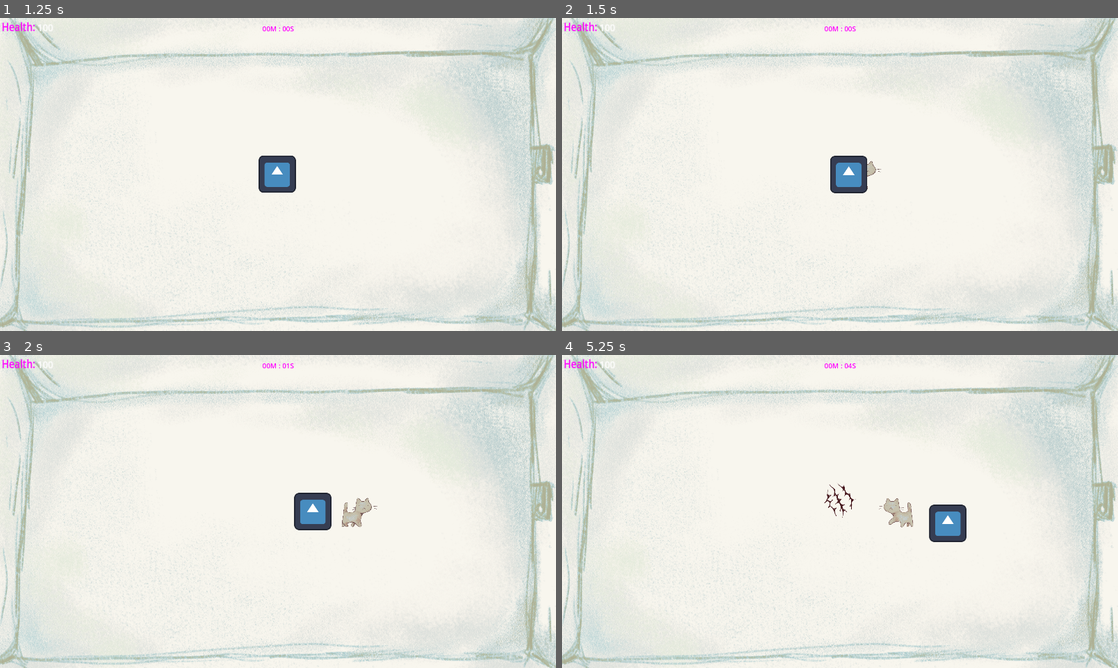
Above: before the commit, frames 1-4 (two rows, left to right).
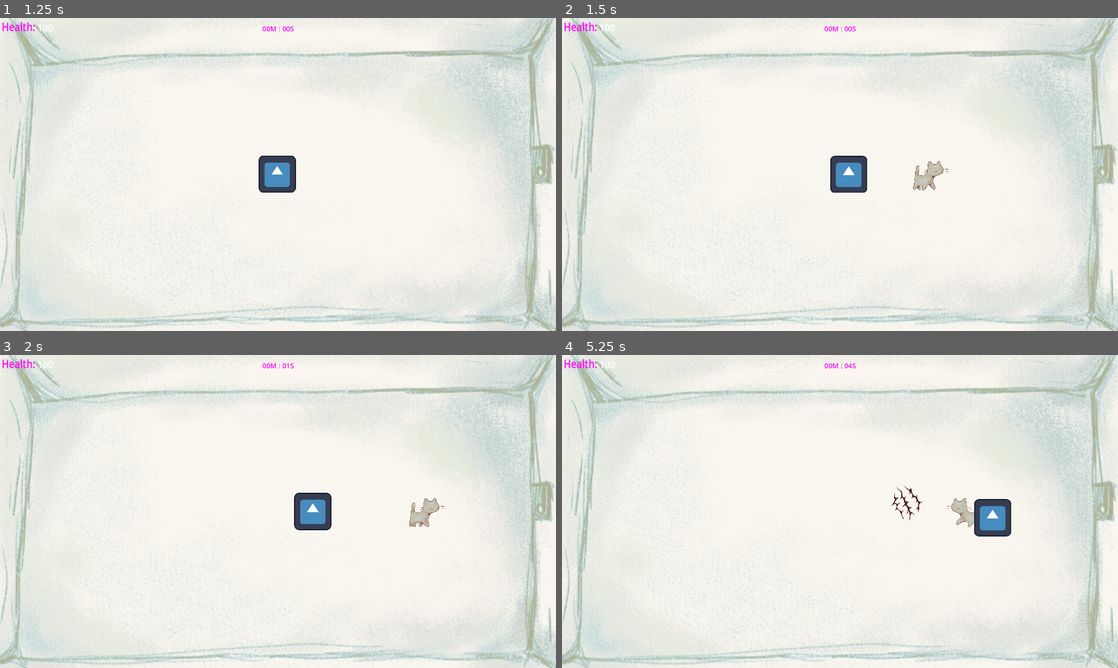
Above: after the commit, the same moments.

Repository: RobertKadak/GameCamp-2024
Game: Godot game, scene res://Menu folder/menu.tscn
The game is run twice, just before and just after one commit, with the same random seed, the same clock (stepped at 60 frames per second) and the same inputs. The engine's default icon, where the game draws it, is replaced by a stand-in: a white triangle on a blue panel in a dark square.
Inputs (mouse positions are in pixels of both pictures, inside the frame that each line leads up to):
- Up to frame 1 (1.25 s): click "Play" at 0.5 s
- Up to frame 2 (1.5 s): move the mouse to (962, 158) at 1.27 s; hold D (move_right) from 1.28 s (still down); tap Shift (move_dash, bound only after the commit) at 1.35 s
- Up to frame 3 (2 s): keep holding D (move_right)
- Up to frame 4 (5.25 s): move the mouse to (728, 527) at 2.02 s; release D (move_right) at 2.03 s; hold S (move_down) 2.03-2.78 s; click (728, 527) at 2.1 s; tap Shift (move_dash, bound only after the commit) at 2.3, 3.05, 3.6, 4.35 s; move the mouse to (895, 442) at 2.77 s; hold D (move_right) 2.78-3.53 s; right-click (895, 442) at 2.85 s; move the mouse to (812, 574) at 3.52 s; hold W (move_up) 3.53-4.28 s; move the mouse to (1006, 558) at 4.27 s; hold A (move_left) from 4.28 s (still down); move the mouse to (673, 464) at 5.02 s; click (673, 464) at 5.1 s

Frame 1 is identical in both runs. In frame 2, 0.4% of the frame differs, in the area x 48-70%, y 45-56%; in frame 3, 0.6%; in frame 4, 2.1%, in the area x 47-81%, y 41-60%.

Commit message:
Dashing ability

Diff:
--- a/characters/player/player.gd
+++ b/characters/player/player.gd
@@ -9,7 +9,13 @@
 @export var charging_ranged_timer_required = 5
 
 @export var melee_timeout = .7
-@export var melee_timeout_counter = 100
+@export var melee_timeout_counter = 0
+
+@export var dash_distance = .08
+@export var dash_speed = 8
+@export var dash_timeout = 5
+@export var dash_timeout_timer = 0
+@export var speed_multi = 1
 
 @onready var _animated_sprite = $WalkingAnimatedSprite2D
 @onready var _melee = $Melee
@@ -18,26 +24,39 @@
 
 var i_hate_godot = 0
 
-
 # Called when the node enters the scene tree for the first time.
 func _ready() -> void:
 	_animated_sprite.play("walk")
 	_melee.get_node("MeleeAnimatedSprite2D").stop()
 	_melee.get_node("MeleeAnimatedSprite2D").hide()
 
+	melee_timeout_counter = melee_timeout
+	dash_timeout_timer = dash_timeout
+
 # Called every frame. 'delta' is the elapsed time since the previous frame.
 func _process(delta: float) -> void:
 	var velocity = Input.get_vector("move_left", "move_right", "move_up", "move_down")
 
 	melee_timeout_counter += delta
+	dash_timeout_timer += delta
 
 	if not charging_ranged_attack:
 		melee_animations(velocity)
 		movement_animations(velocity)
 		movement(velocity, delta)
+		dash_movement(velocity)
 		charge_ranged()
 	else:
 		discharge_ranged(delta)
+
+func dash_movement(velocity: Vector2):
+	if dash_timeout_timer > dash_distance:
+		speed_multi = 1
+
+	if Input.is_action_just_pressed("move_dash"):
+		if dash_timeout < dash_timeout_timer:
+			speed_multi = dash_speed
+			dash_timeout_timer = 0
 
 func charge_ranged():
 	if Input.is_action_just_pressed("attack_ranged") and melee_timeout_counter > melee_timeout:
@@ -102,4 +121,4 @@
 			_animated_sprite.play("walk")
 
 func movement(velocity: Vector2, delta: float) -> void:
-	move_and_collide(velocity * speed * delta)
+	move_and_collide(velocity * speed * delta * speed_multi)
--- a/project.godot
+++ b/project.godot
@@ -66,3 +66,8 @@
 "events": [Object(InputEventMouseButton,"resource_local_to_scene":false,"resource_name":"","device":-1,"window_id":0,"a …(258 unchanged characters)…
 ]
 }
+move_dash={
+"deadzone": 0.5,
+"events": [Object(InputEventKey,"resource_local_to_scene":false,"resource_name":"","device":-1,"window_id":0,"alt_pressed":false,"shift_pressed":false,"ctrl_pressed":false,"meta_pressed":false,"pressed":false,"keycode":0,"physical_keycode":4194325,"key_label":0,"unicode":0,"location":0,"echo":false,"script":null)
+]
+}
